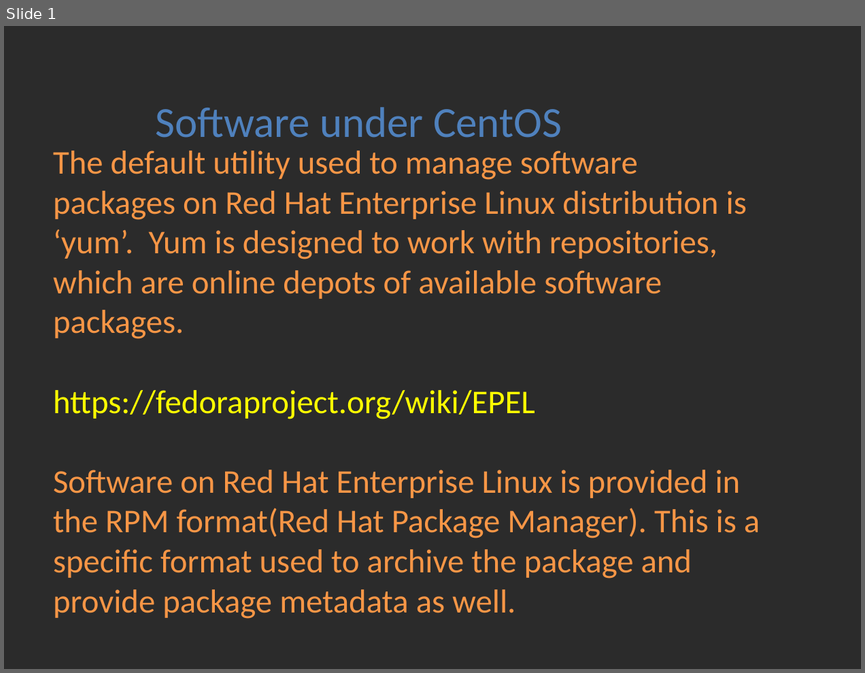
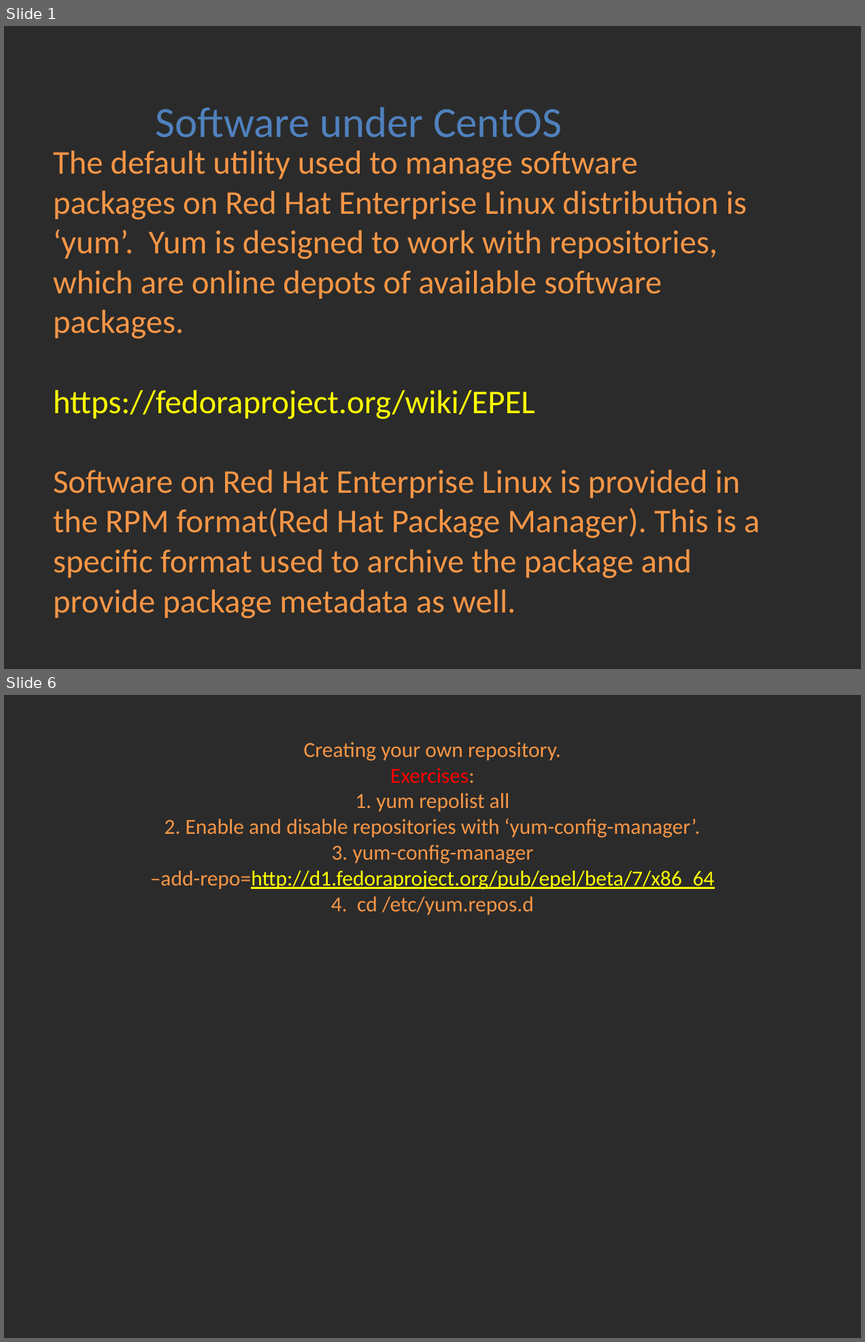
Before and after one commit to Academy-Soft-Intellect/Linux-Course, a slide deck: 9.SoftwareManagementAndCron/09-SoftwareManagementAndCron.pptx. Shown one above the other, each under a label of ours: slide 1 before the commit, slides 1 and 6 after it; the slides between them are not shown. The pictures are 865x673 and 865x1342 pixels, drawn with LibreOffice and Linux fonts; fonts in the diff are those of the drawing; background and template pictures are left out; a plain dark background stands for a picture behind light text. Boxes give left, top, right and bottom in pixels: in the first picture for what was removed or moved away, otherwise in the second. Text is boxed around its words. In the diff, an @@ line names an element or a change of style, - is before the commit and + after.

```diff
--- a/9.SoftwareManagementAndCron/09-SoftwareManagementAndCron.pptx
+++ b/9.SoftwareManagementAndCron/09-SoftwareManagementAndCron.pptx
@@ slide 6 added at [4, 695, 861, 1338], background picture (left out) @@
@@ title added at [150, 742, 715, 915], 18 pt, text #F79646 @@
+Creating your own repository.
+Exercises:
+1. yum repolist all
+2. Enable and disable repositories with ‘yum-config-manager’.
+3. yum-config-manager –add-repo=http://d1.fedoraproject.org/pub/epel/beta/7/x86_64
+4. cd /etc/yum.repos.d
```
Also in this commit, not shown: 2 slides changed, 2 other slides added.
